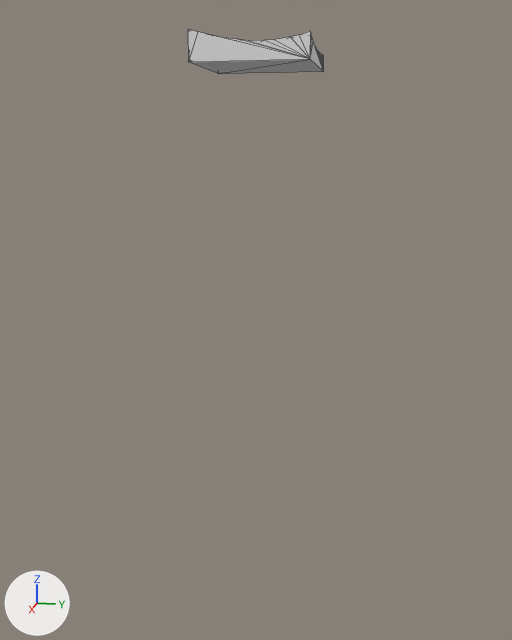
The glTF model assets/terrain/surface_pieces/surf_29_7.glb: old version first, new version second.
The view is the same before and after, from a 50 mm lens placed at (69.7, 78.7, -28.3), pointed at (37.4, 72.3, -36.4). The lights are fixed; the arrows at lower left show +X, +Y and +Z. The older version comes first. Mesh edges are drawn as thin lines. Where no turn or scale is listed for an object, it has been applied to the vertices.

In view in the first picture: 'geometry_0'.
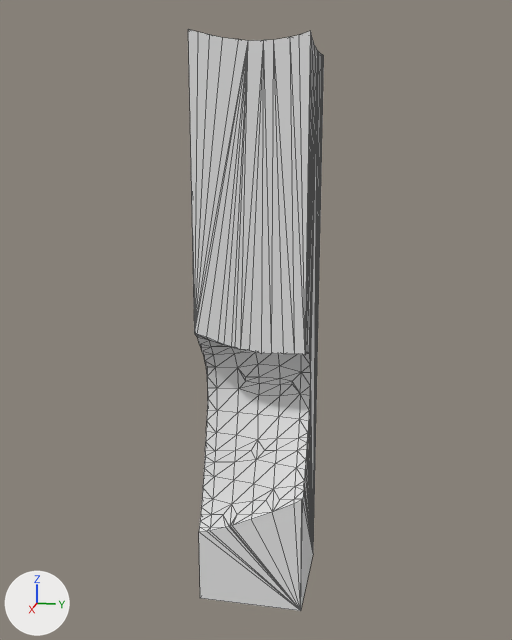
Changed parts and their boxes [x1, y1, x2, y2] in the pictures (512 x 640 px):
'geometry_0', reshaped (1167% taller): before [188, 29, 324, 74]; after [188, 29, 324, 611]

What the commit changed:
me_geometry_0 is used by ob_geometry_0; location (0.0, 0.0, 0.0).
me_geometry_0 had 71 vertices, 138 faces and spanned x 35.0..40.0, y 70.0..75.0, z -25.0..-23.74.
me_geometry_0 now has 214 vertices, 424 faces and spans x 35.0..40.0, y 70.0..75.0, z -50.0..-23.74.
Part 1, on me_geometry_0:
4 vertices are removed from x 35.0..40.0, y 70.0..75.0, z -25.0.
48 faces are deleted.
147 vertices are added at x 35.0..40.0, y 70.0..75.0, z -50.0..-36.45.
334 new faces join them.
